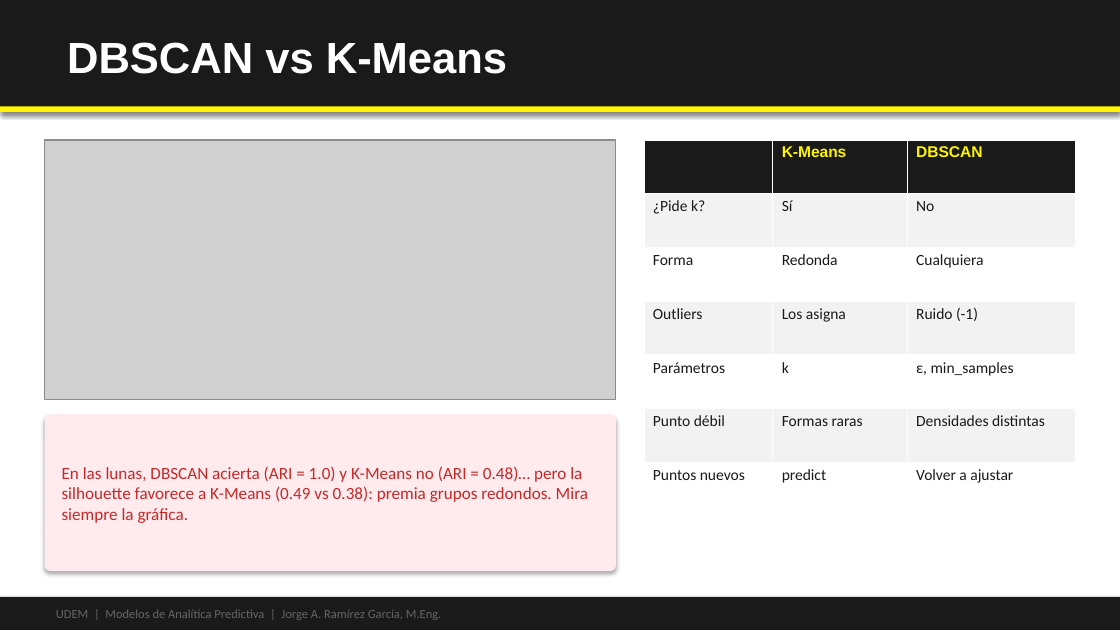
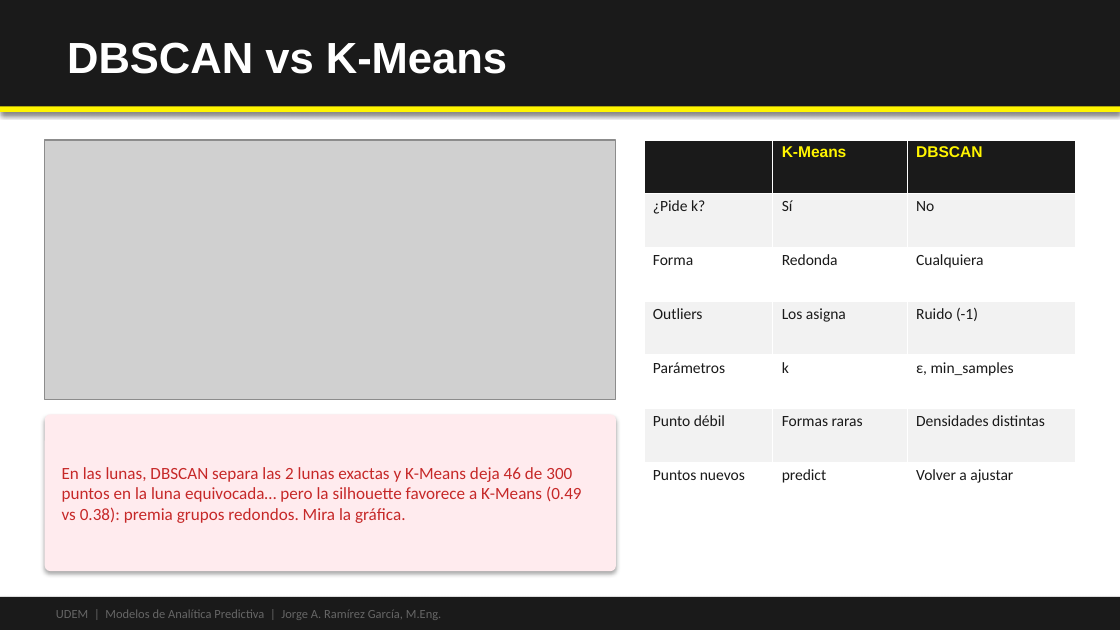
Before and after one commit to Emilio-Guevara/aprendizaje-no-supervisado-EmilioGuevara, a slide deck: slide 8 of 02-dbscan/slides/Algoritmo de Clustering DBSCAN - UDEM.pptx. Drawn at 1120x630 pixels with LibreOffice and Linux fonts; fonts in the diff are those of the drawing; grey boxes stand for pictures. Boxes give left, top, right and bottom in pixels: in the first picture for what was removed or moved away, otherwise in the second. Text is boxed around its words. In the diff, an @@ line names an element or a change of style, - is before the commit and + after.

```diff
--- a/02-dbscan/slides/Algoritmo de Clustering DBSCAN - UDEM.pptx
+++ b/02-dbscan/slides/Algoritmo de Clustering DBSCAN - UDEM.pptx
@@ text at (62, 467, 582, 523): text changed @@
-En las lunas, DBSCAN acierta (ARI = 1.0) y K-Means no (ARI = 0.48)… pero la silhouette favorece a K-Means (0.49 vs 0.38): premia grupos redondos. Mira siempre la gráfica.
+En las lunas, DBSCAN separa las 2 lunas exactas y K-Means deja 46 de 300 puntos en la luna equivocada… pero la silhouette favorece a K-Means (0.49 vs 0.38): premia grupos redondos. Mira la gráfica.
```
Also in this commit, not shown: 22 other files.
